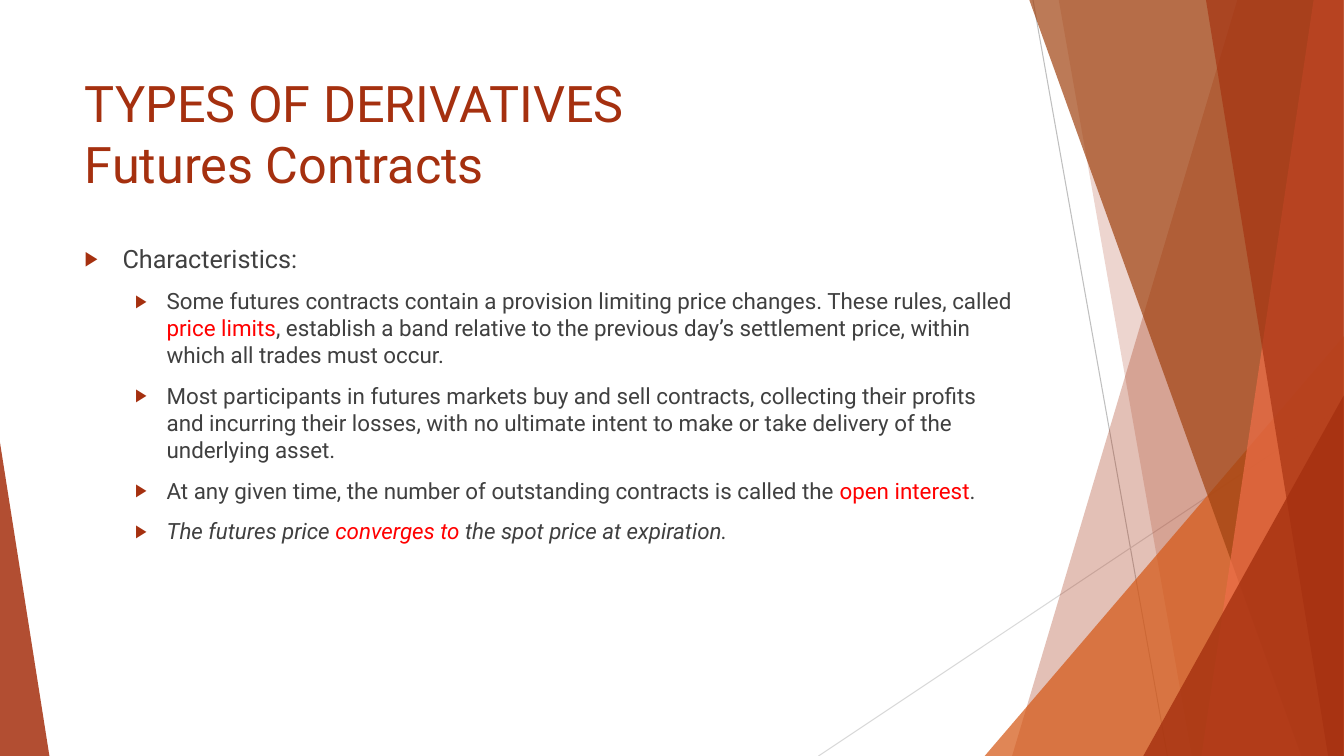
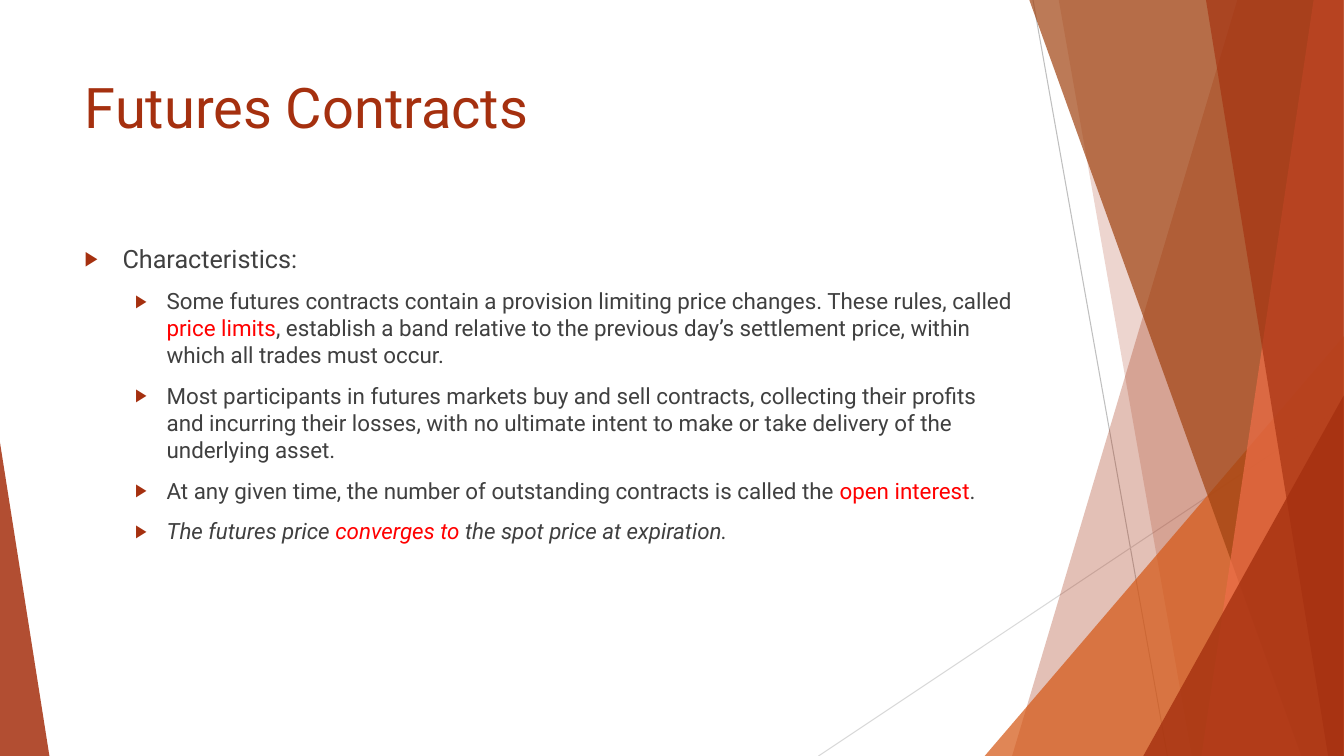
Before and after one commit to Isco0530/data, a slide deck: slide 14 of Reading 45.pptx (slide 13 before the commit). Drawn at 1344x756 pixels with LibreOffice and Linux fonts; fonts in the diff are those of the drawing. Boxes give left, top, right and bottom in pixels: in the first picture for what was removed or moved away, otherwise in the second. Text is boxed around its words. In the diff, an @@ line names an element or a change of style, - is before the commit and + after.

```diff
--- a/Reading 45.pptx
+++ b/Reading 45.pptx
@@ title at [85, 87, 528, 129]: text changed; size 36 to 40 pt @@
-TYPES OF DERIVATIVES
-Futures Contracts
+Futures Contracts
```
Also in this commit, not shown: 5 other slides changed, 1 slide added.
